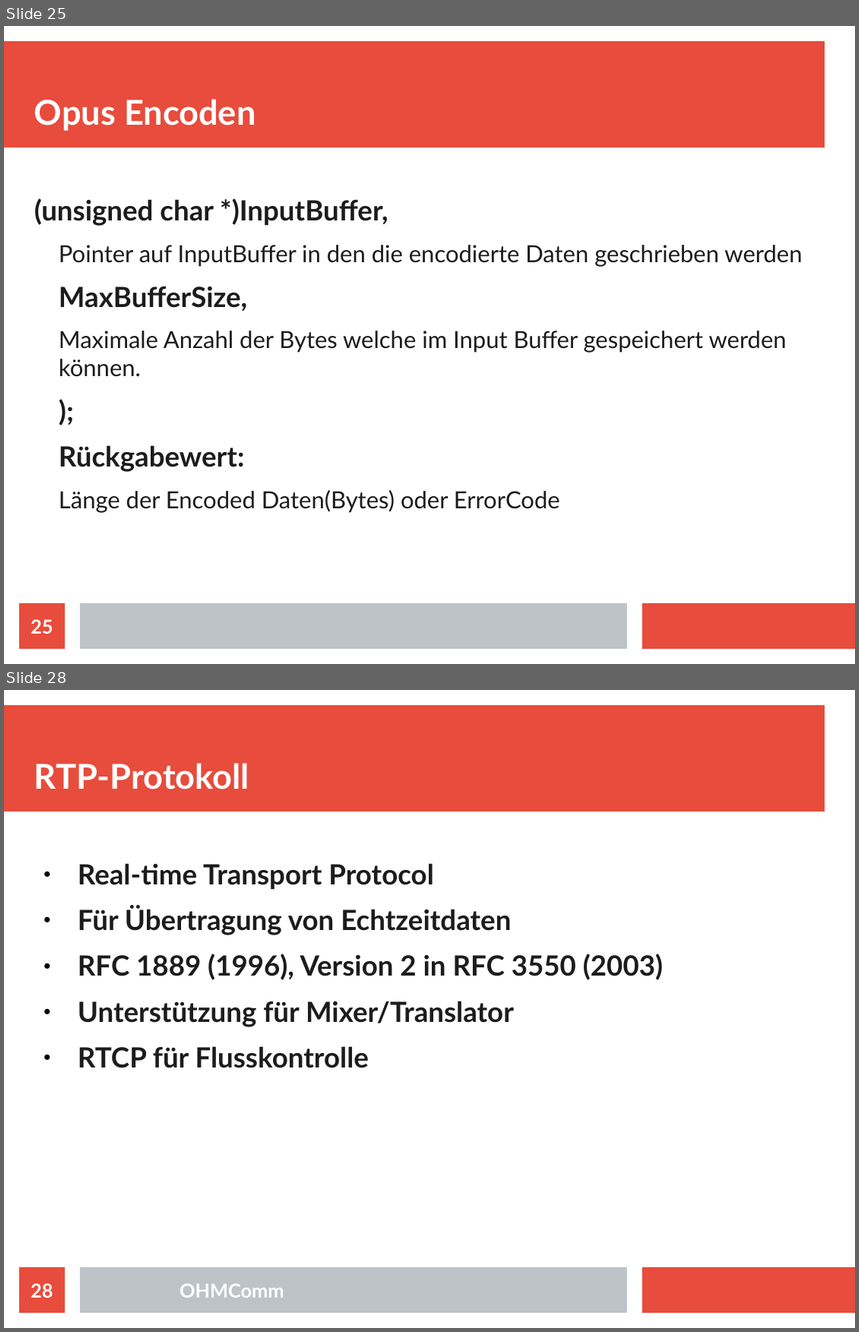
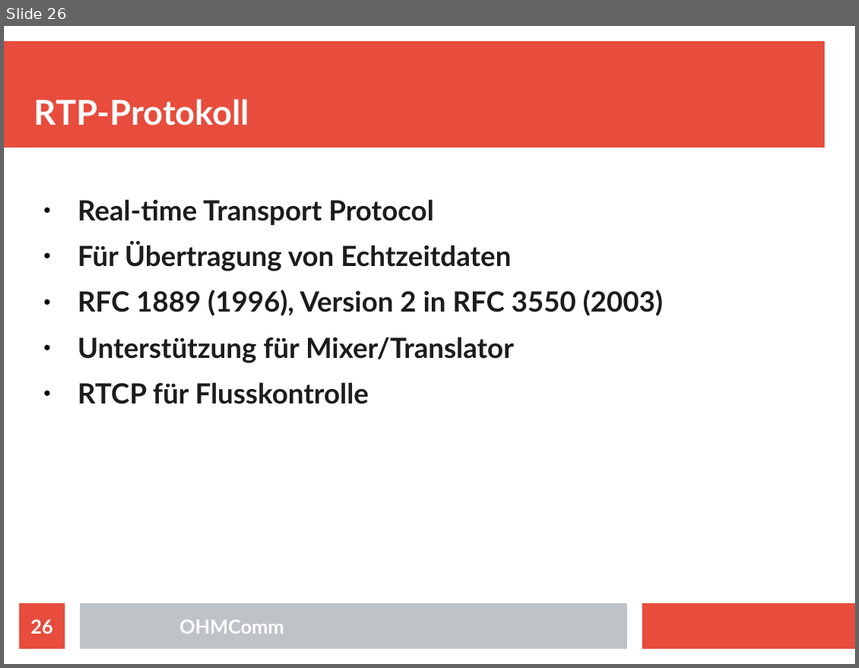
Before and after one commit to doe300/OHMComm, a slide deck: documents/OHMCommPres.odp. Shown one above the other, each under a label of ours: slides 25 and 28 before the commit, slide 26 after it; the slides between them are not shown. The pictures are 859x1332 and 859x668 pixels, drawn with LibreOffice and Linux fonts; fonts in the diff are those of the drawing. Boxes give left, top, right and bottom in pixels: in the first picture for what was removed or moved away, otherwise in the second. Text is boxed around its words. In the diff, an @@ line names an element or a change of style, - is before the commit and + after.

Commit message:
Updated Presentation
rtaudio, opus and statistic slides improved

```diff
--- a/documents/OHMCommPres.odp
+++ b/documents/OHMCommPres.odp
@@ slide 25 removed at <box>4,26,855,664</box>, background #FFFFFF; not listed: 3 template elements that a slide beside it also shows @@
@@ title removed at <box>34,99,256,131</box> @@
-Opus Encoden
@@ text removed at <box>34,199,802,513</box> @@
-(unsigned char *)InputBuffer,
-  Pointer auf InputBuffer in den die encodierte Daten geschrieben werden
-MaxBufferSize,
-  Maximale Anzahl der Bytes welche im Input Buffer gespeichert werden können.
-);
-Rückgabewert:
-  Länge der Encoded Daten(Bytes) oder ErrorCode
@@ page number removed at <box>19,604,65,649</box> @@
-25
@@ what was slide 28 is now slide 26 @@
@@ page number at <box>31,620,53,634</box>: text changed @@
-28
+26
```
Also in this commit, not shown: 25 slides changed, 2 slides added, 4 other slides removed.
